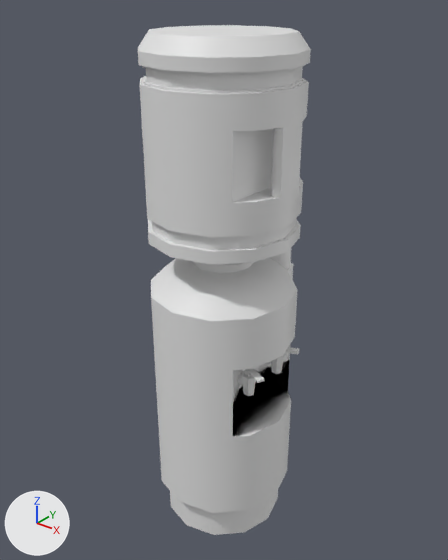
The FBX model Assets/Enviro Static Meshes/Meshes/SM_OfficeWatertank.fbx as it was, and as the next commit left it.
The view is the same before and after, from a camera (50 mm lens) standing at (0.932, -1.161, 1.486) and looking at (-0.037, 0.05, 0.734). The axes (+X, +Y, +Z) are drawn at lower left. The lights are the same throughout. Where no turn or scale is listed for an object, it has been applied to the vertices.

Objects in the first picture: 'SM_OfficeWatertank'.
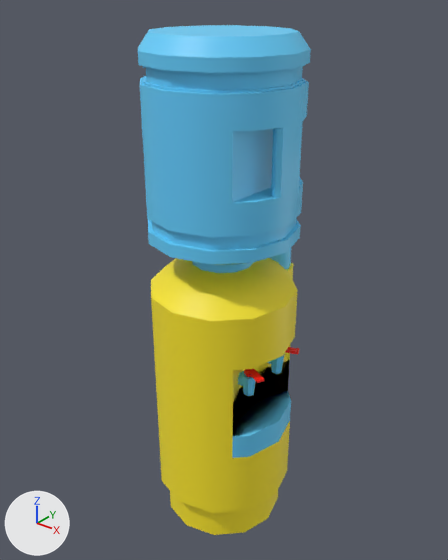
Where the change shows, as pixel boxes (x1, y1, x2, y2) in the pictures (448 x 560 px):
```json
{"object": "SM_OfficeWatertank", "change": "surface changed", "before": [138, 25, 311, 535], "after": [138, 25, 311, 535]}
```

Edits to the scene script, one JSON object a line:
```json
{"op": "add", "block": "img_prop_texture_set01_png", "code": ["img_prop_texture_set01_png = load_image('Prop_Texture_Set01.png', '../../Materials/Prop_Texture_Set01.png', 64, 64, 'sRGB')"]}
{"op": "remove", "block": "mat_mr_props", "code": "mat_mr_props.base_color = (0.8, 0.8, 0.8)  # white #e7e7e7"}
{"op": "add", "block": "mat_mr_props", "code": "mat_mr_props.texture = img_prop_texture_set01_png"}
{"block": "me_cylinder_001", "where": "me_cylinder_001.from_pydata(...)  # 556 vertices, 1054 faces; spans x -0.198..0.198, y -0.198..0.305, z 0.0..1.382"}
{"block": "me_cylinder_001", "where": "# used by ob_sm_officewatertank; location = (0.0, 0.0, 0.0)"}
{"block": "me_cylinder_001", "change": "me_cylinder_001 part 1: texture (UV) coordinates of 1054 of 1054 faces, centred in x -0.189..0.196, y -0.189..0.299, z 0.0..1.382, changed; they spanned u 0.0..1.0, v 0.0..1.0 and now span u 0.47..0.74, v 0.38..0.94"}
```
